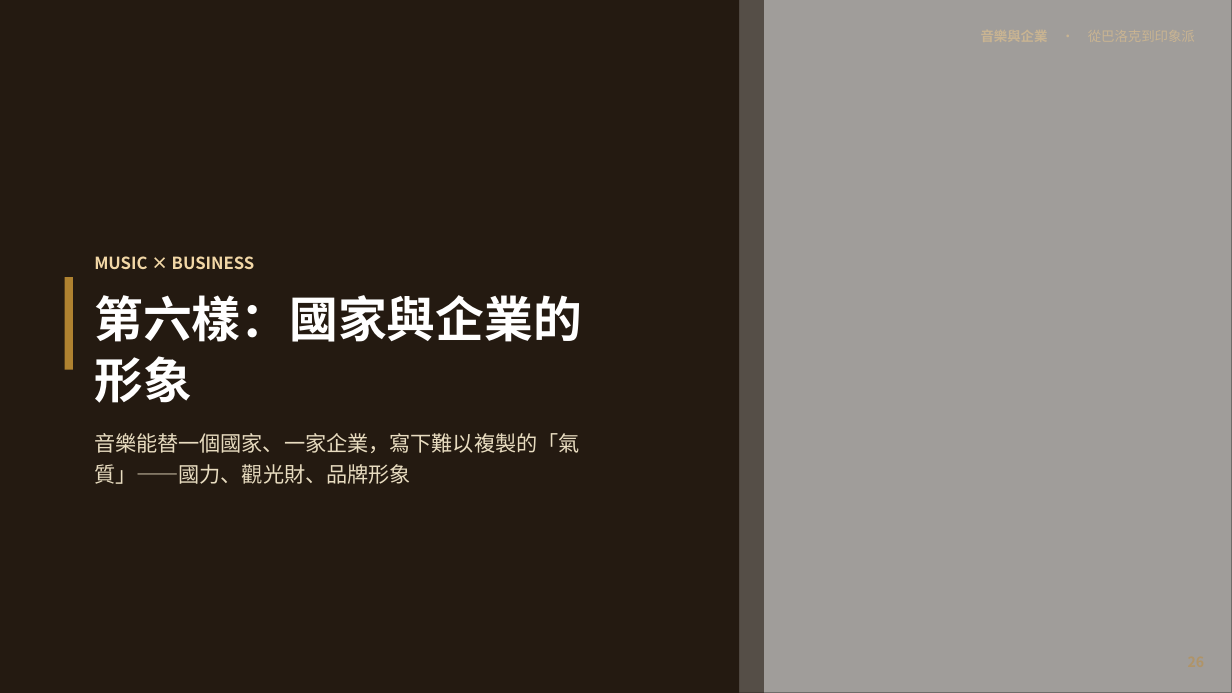
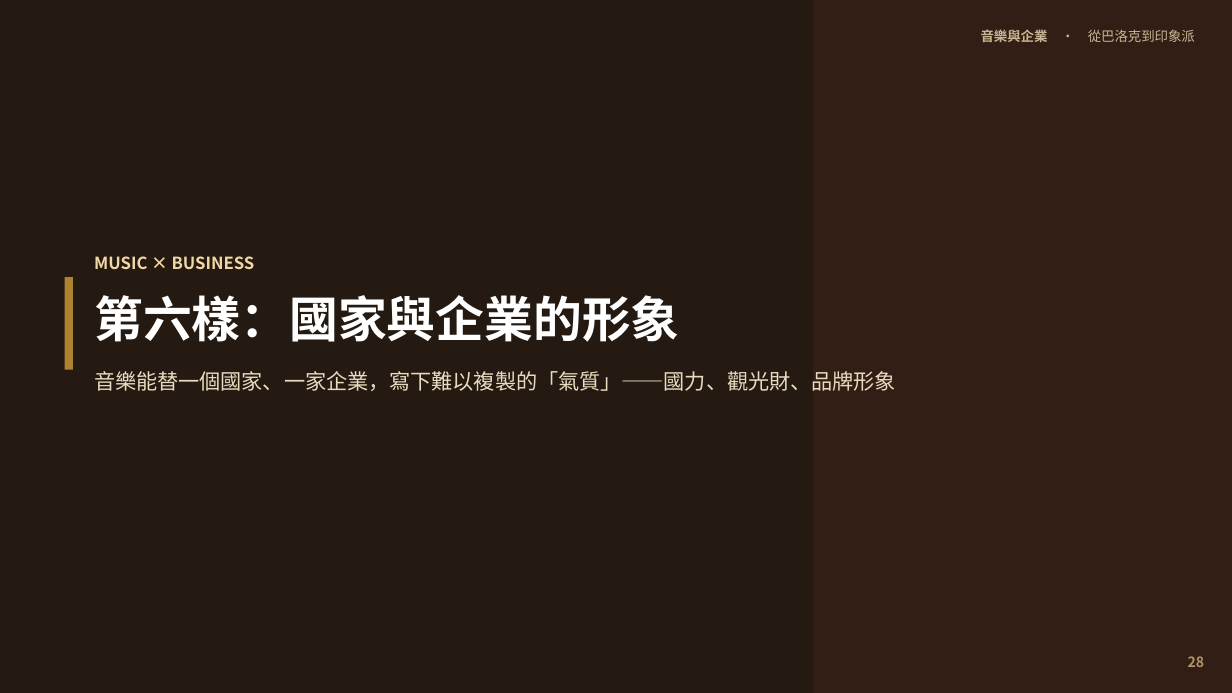
Before and after one commit to kblab2024/music-business-lecture, a slide deck: slide 28 of docs/downloads/音樂與企業-投影片.pptx (slide 26 before the commit). Drawn at 1232x693 pixels with LibreOffice and Linux fonts; fonts in the diff are those of the drawing; grey boxes stand for pictures. Boxes give left, top, right and bottom in pixels: in the first picture for what was removed or moved away, otherwise in the second. Text is boxed around its words. In the diff, an @@ line names an element or a change of style, - is before the commit and + after.

```diff
--- a/docs/downloads/音樂與企業-投影片.pptx
+++ b/docs/downloads/音樂與企業-投影片.pptx
@@ rectangle removed at (0, 0, 739, 693) @@
@@ rectangle removed at (616, 0, 764, 693) @@
@@ picture removed at (665, 0, 1232, 693) @@
@@ rectangle: place and size @@
-rectangle at (665, 0, 1232, 693)
+rectangle at (813, 0, 1232, 693)
@@ rectangle at (813, 0, 1232, 693): fill #241A11 at 28% opacity to #5E2C22 at 26% opacity @@
@@ text added at (981, 29, 1195, 42), 10.5 pt, text #C9B492 @@
+音樂與企業 · 從巴洛克到印象派
@@ text "MUSIC × BUSINESS" rewrapped from (94, 256, 582, 484) to (94, 256, 896, 391) @@
@@ text added at (1188, 656, 1205, 667), 11 pt, text #B09468, bold @@
+28
```
Also in this commit, not shown: 47 other slides changed, 2 slides added, 30 other files.
